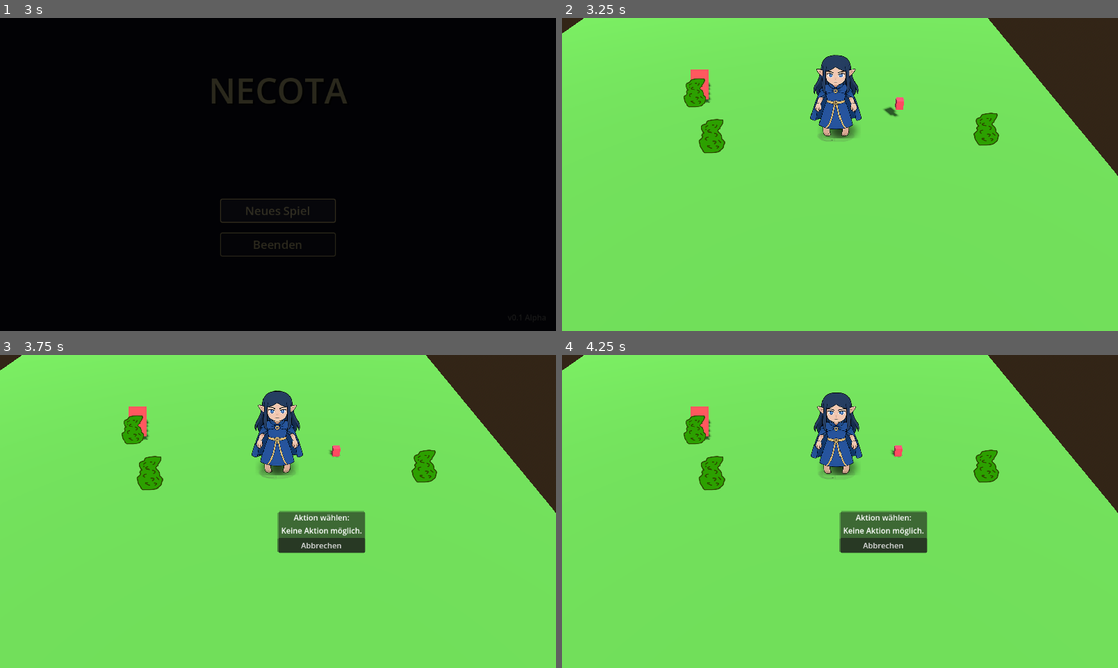
Above: before the commit, frames 1-4 (two rows, left to right).
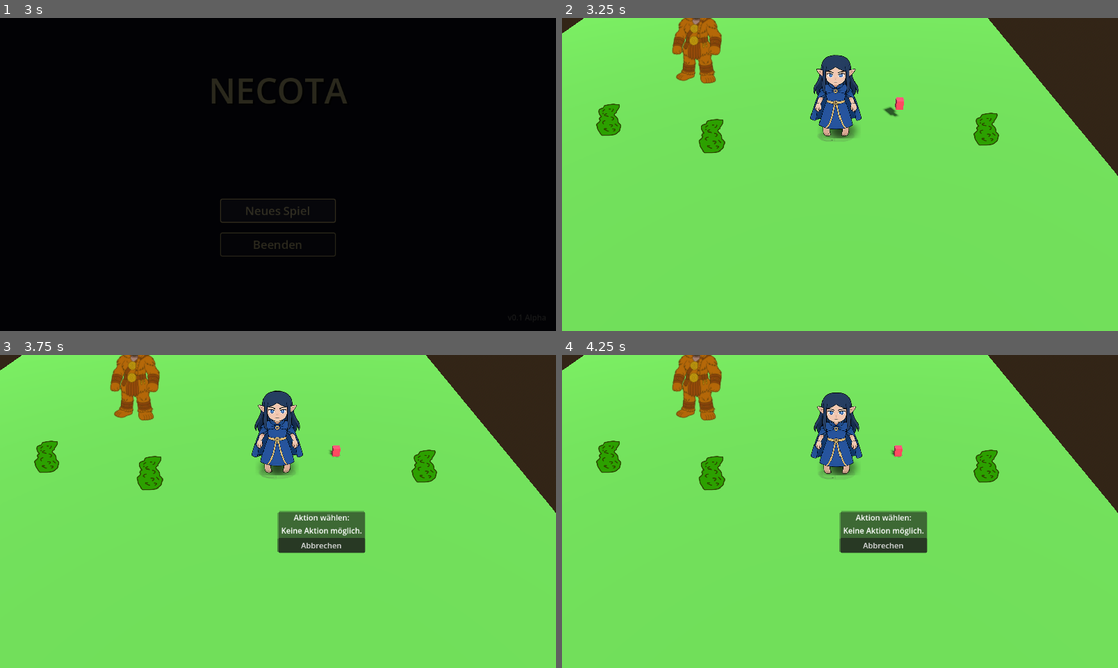
Above: after the commit, the same moments.

Repository: HapetseDev/NE-CallOfTheAbyss
Game: Godot game, scene res://UI/MainMenu/MainMenu.tscn
Same seed, same stepped clock (60 frames per second), same inputs: the game is played once before the commit and once after it.
Inputs (mouse positions are in pixels of both pictures, inside the frame that each line leads up to):
- Up to frame 1 (3 s): tap Enter at 0.5 s; move the mouse to (400, 158) at 0.52 s; hold D (Right) 0.53-1.25 s; hold E (Interact) 0.53-1.25 s; click (400, 158) at 0.67 s; drag from (166, 190) to (250, 237) at 1.27 s; click "Neues Spiel" at 2 s; click "Neues Spiel" at 2.75 s
- Up to frame 2 (3.25 s): no input
- Up to frame 3 (3.75 s): move the mouse to (333, 442) at 3.52 s; hold D (Right) from 3.53 s (still down); hold E (Interact) from 3.53 s (still down)
- Up to frame 4 (4.25 s): keep holding D (Right); keep holding E (Interact)

Frame 1 is identical in both runs. In frame 2, 2.1% of the frame differs, in the area x 6-29%, y 0-38%; in frame 3, 2.1%; in frame 4, 2.1%.

Commit message:
Update TestNPC with billboard sprite and adjust level prop positions
Replace placeholder mesh with texture sprite; reposition NPC and plants in Level1Ep1.

Co-authored-by: Cursor <cursoragent@cursor.com>

Diff:
--- a/Charaktere/NPC/TestNPC.tscn
+++ b/Charaktere/NPC/TestNPC.tscn
@@ -1,26 +1,25 @@
 [gd_scene format=3 uid="uid://cnpctest0001a"]
 
 [ext_resource type="Script" uid="uid://cjc84d3q4dvic" path="res://Charaktere/NPC/NPC.gd" id="1_npc"]
+[ext_resource type="Texture2D" uid="uid://ctmg08x4p1pe6" path="res://Ressources/7f063f70-aeaa-4ab2-bcf1-69c627e0f406.png" id="2_a7hos"]
 
 [sub_resource type="CapsuleShape3D" id="CapsuleShape3D_1"]
 radius = 0.3
 height = 0.8
 
-[sub_resource type="QuadMesh" id="QuadMesh_1"]
-size = Vector2(0.6, 1.0)
-
-[sub_resource type="StandardMaterial3D" id="StandardMaterial3D_1"]
-albedo_color = Color(1, 0.2, 0.2, 1)
-billboard_mode = 1
-
-[node name="TestNPC" type="CharacterBody3D"]
+[node name="TestNPC" type="CharacterBody3D" unique_id=1294383912]
 script = ExtResource("1_npc")
 
-[node name="CollisionShape3D" type="CollisionShape3D" parent="."]
+[node name="CollisionShape3D" type="CollisionShape3D" parent="." unique_id=1707130487]
 transform = Transform3D(1, 0, 0, 0, 1, 0, 0, 0, 1, 0, 0.4, 0)
 shape = SubResource("CapsuleShape3D_1")
 
-[node name="MeshInstance3D" type="MeshInstance3D" parent="."]
-transform = Transform3D(1, 0, 0, 0, 1, 0, 0, 0, 1, 0, 0.5, 0)
-mesh = SubResource("QuadMesh_1")
-surface_material_override/0 = SubResource("StandardMaterial3D_1")
+[node name="Sprite3D" type="Sprite3D" parent="." unique_id=60354323]
+transform = Transform3D(0.2, 0, 0, 0, 0.2, 0, 0, 0, 0.2, -0.008221388, 0.8977224, -0.008125067)
+billboard = 1
+texture = ExtResource("2_a7hos")
+
+[node name="Sprite3D2" type="Sprite3D" parent="." unique_id=1670048284]
+transform = Transform3D(0.2, 0, 0, 0, 0.2, 0, 0, 0, 0.2, -0.008221388, 0.8977224, -0.008125067)
+billboard = 1
+texture = ExtResource("2_a7hos")
--- a/Maps/Level1Ep1.tscn
+++ b/Maps/Level1Ep1.tscn
@@ -58,16 +58,16 @@
 collision_mask = 1
 
 [node name="TestNPC" parent="." unique_id=393529490 instance=ExtResource("5_testnpc")]
-transform = Transform3D(1, 0, 0, 0, 1, 0, 0, 0, 1, -2, 0, 0)
+transform = Transform3D(1, 0, 0, 0, 1, 0, 0, 0, 1, -2, 0.62687826, -0.94132805)
 
 [node name="Plant" parent="." unique_id=2114659948 instance=ExtResource("4_iaeds")]
 transform = Transform3D(1, 0, 0, 0, 1, 0, 0, 0, 1, -0.89, 0.47626615, 2.68)
 
 [node name="Plant2" parent="." unique_id=805445862 instance=ExtResource("4_iaeds")]
-transform = Transform3D(1, 0, 0, 0, 1, 0, 0, 0, 1, -2.04, 0.4842894, 0.45)
+transform = Transform3D(1, 0, 0, 0, 1, 0, 0, 0, 1, -4.1168356, 0.4842894, 1.9248135)
 
 [node name="Plant3" parent="." unique_id=2109516733 instance=ExtResource("4_iaeds")]
 transform = Transform3D(1, 0, 0, 0, 1, 0, 0, 0, 1, 6.8144226, 0.4563117, 2.34)
 
-[node name="Heiltrank" parent="." instance=ExtResource("6_basicitem")]
+[node name="Heiltrank" parent="." unique_id=851700656 instance=ExtResource("6_basicitem")]
 transform = Transform3D(1, 0, 0, 0, 1, 0, 0, 0, 1, 4.5, 0.5, 1.2)
Binary file added: Ressources/7f063f70-aeaa-4ab2-bcf1-69c627e0f406.png
Not shown, added: Ressources/7f063f70-aeaa-4ab2-bcf1-69c627e0f406.png.import
